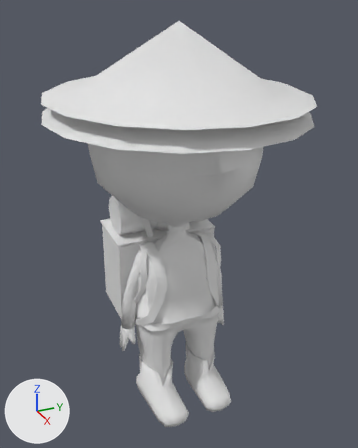
What one commit did to the FBX model Assets/Characters/Player_EU_CN/player@idle2.FBX.
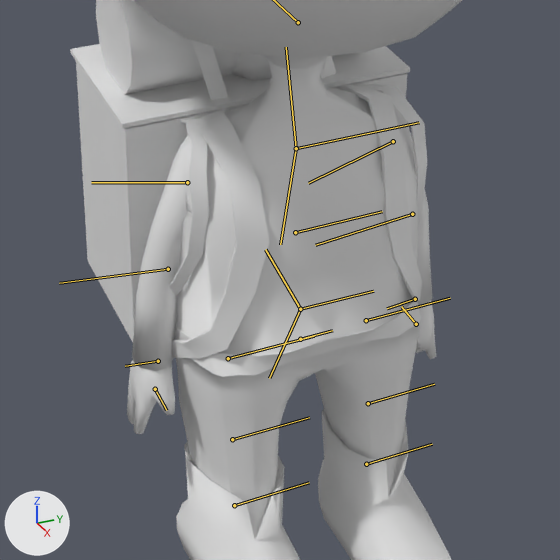
Each version appears first whole from a camera (50 mm lens) standing at (-1.62, -1.49, 3.33) and looking at (-4.97, 0.02, 1.65), and next in a close-up on the part from 21% to 74% of the width and 45% to 88% of the height. Lighting does not change. The marker at lower left points along +X, +Y and +Z. Both versions are drawn at frame 58 of the action 'Take 001'; the numbers are the values there. The bones that bend it are drawn over the model as lines in the close-ups.

Objects in the first close-up: 'CN_Backpack', 'EU_Backpack', 'Player_body'.
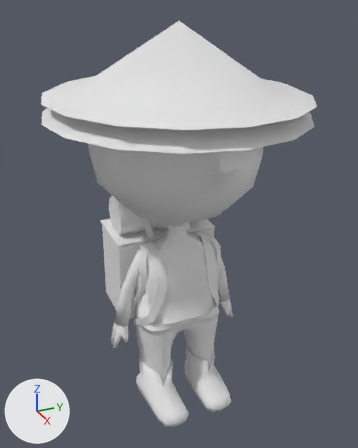
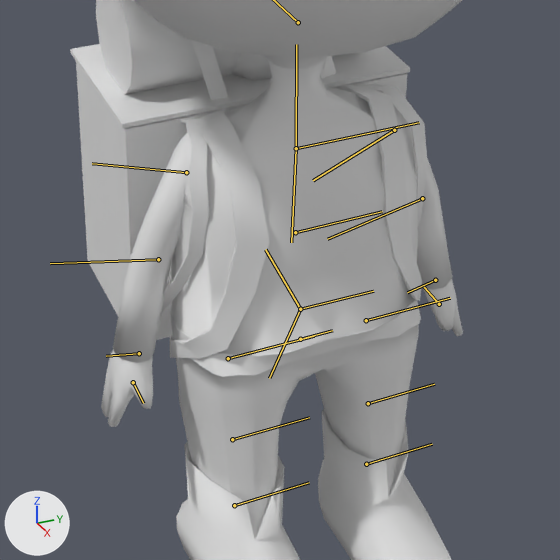
Commit message: Fixed arms breathing during idle animations.

What differs and where, as boxes (x1, y1, x2, y2) in the close-ups (560 x 560 px):
'Player_body', posed
    before: (127, 0, 462, 560)
    after: (101, 0, 463, 560)
bone 'Right_Shoulder', root to tip
    before: (296, 148) to (286, 47)
    after: (296, 148) to (296, 44)
bone 'Left_Shoulder', root to tip
    before: (296, 148) to (280, 244)
    after: (296, 148) to (291, 242)

The change, as a diff of the scene's bpy script:
```diff
--- a/Assets/Characters/Player_EU_CN/player@idle2.FBX.py
+++ b/Assets/Characters/Player_EU_CN/player@idle2.FBX.py
@@ bone_right_shoulder @@
 bone_right_shoulder = bpy.data.objects['Armature'].pose.bones['Right_Shoulder']  # child of 'Spine_Upper'
-bone_right_shoulder.rotation_quaternion = (0.995, 0.0, 0.0, -0.096)  # degrees (0, 0, -11)
+bone_right_shoulder.rotation_quaternion = (0.999, 0.0, -0.002, -0.049)  # degrees (0, 0, -6)
@@ bone_left_shoulder @@
 bone_left_shoulder = bpy.data.objects['Armature'].pose.bones['Left_Shoulder']  # child of 'Spine_Upper'
-bone_left_shoulder.rotation_quaternion = (0.996, 0.0, 0.0, 0.091)  # degrees (0, 0, 10)
+bone_left_shoulder.rotation_quaternion = (0.999, 0.0, -0.002, 0.034)  # degrees (0, 0, 4)
```
